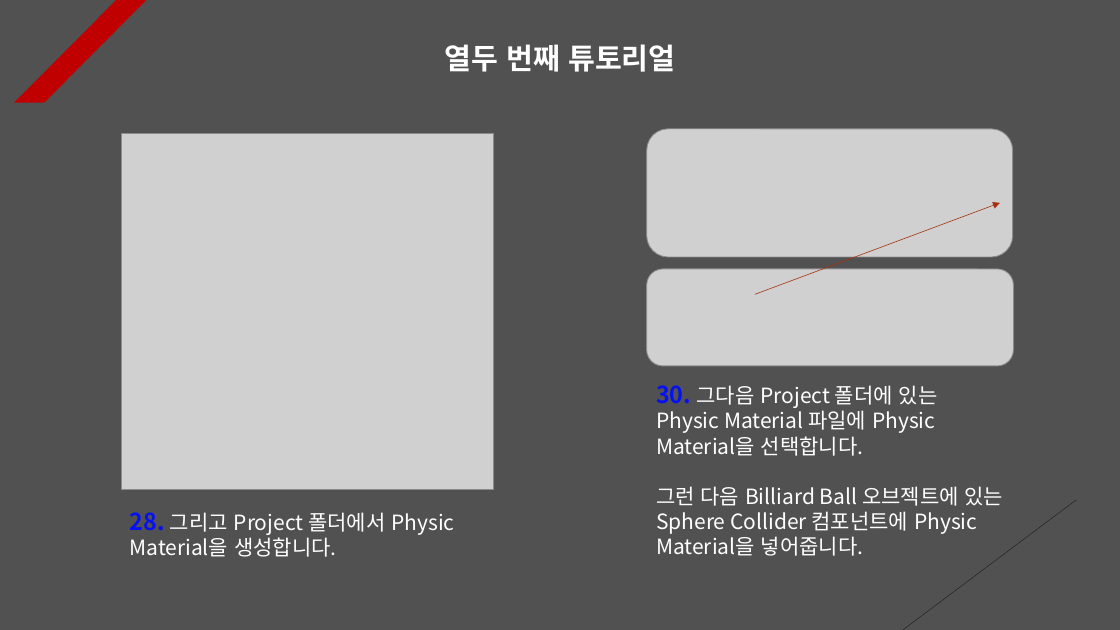
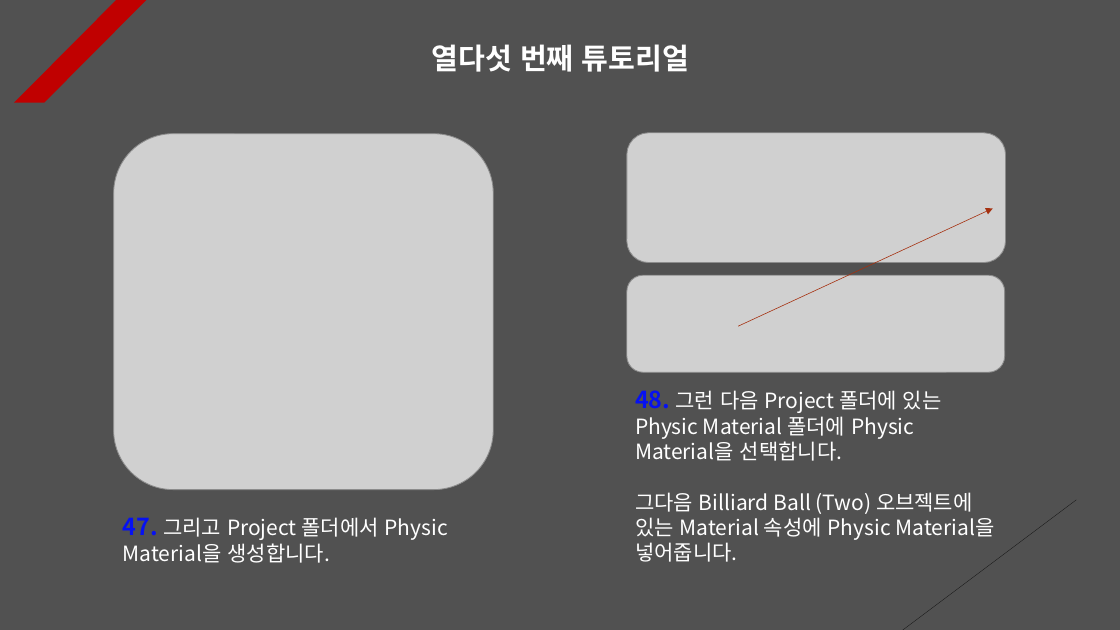
Before and after one commit to Unity2033/3D-UnityEngine, a slide deck: slide 15 of Assets/Physics/PPT Data/Physics Example.pptx (slide 14 before the commit). Drawn at 1120x630 pixels with LibreOffice and Linux fonts; fonts in the diff are those of the drawing; grey boxes stand for pictures. Boxes give left, top, right and bottom in pixels: in the first picture for what was removed or moved away, otherwise in the second. Text is boxed around its words. In the diff, an @@ line names an element or a change of style, - is before the commit and + after.

Commit message:
Physics Tutorial Renewal
- Implemented to randomly set the
  interpolation method of the rigid
  body when the collision with the
  game object is over

- Implementation of Billiard Ball
  object to physically move

- Implementation of setting the
  rigid body to sleep mode when a
  specific tag is selected using
  raycast

- Delete resource data

- Physical PPT data update

```diff
--- a/Assets/Physics/PPT Data/Physics Example.pptx
+++ b/Assets/Physics/PPT Data/Physics Example.pptx
@@ text at <box>432,44,689,72</box>: text changed @@
-열두 번째 튜토리얼
+열다섯 번째 튜토리얼
@@ picture: place and size @@
-picture at <box>121,134,493,490</box>
+picture at <box>113,134,493,490</box>
@@ picture: place and size @@
-picture at <box>647,129,1013,257</box>
+picture at <box>627,133,1006,262</box>
@@ arrow moved from (755, 294) - (1000, 202) to (739, 326) - (993, 208) @@
@@ picture: place and size @@
-picture at <box>647,269,1014,365</box>
+picture at <box>627,276,1005,373</box>
@@ text at <box>635,390,995,562</box>: text changed @@
-30. 그다음 Project 폴더에 있는 Physic Material 파일에 Physic Material을 선택합니다.
-그런 다음 Billiard Ball 오브젝트에 있는 Sphere Collider 컴포넌트에 Physic Material을 넣어줍니다.
+48. 그런 다음 Project 폴더에 있는 Physic Material 폴더에 Physic Material을 선택합니다.
+그다음 Billiard Ball (Two) 오브젝트에 있는 Material 속성에 Physic Material을 넣어줍니다.
@@ text at <box>123,517,448,563</box>: text changed @@
-28. 그리고 Project 폴더에서 Physic Material을 생성합니다.
+47. 그리고 Project 폴더에서 Physic Material을 생성합니다.
```
Also in this commit, not shown: 12 other slides changed, 3 slides added, 1 slide removed, 14 other files.
